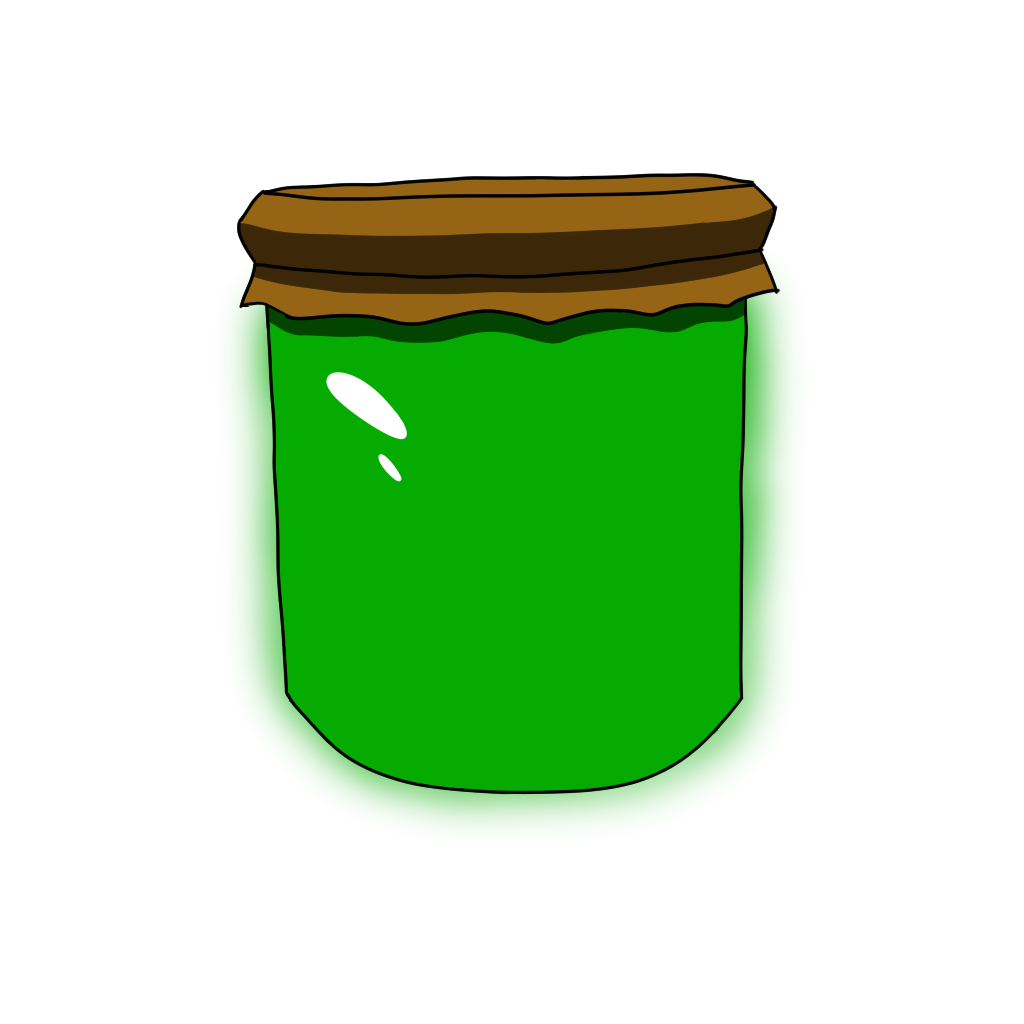
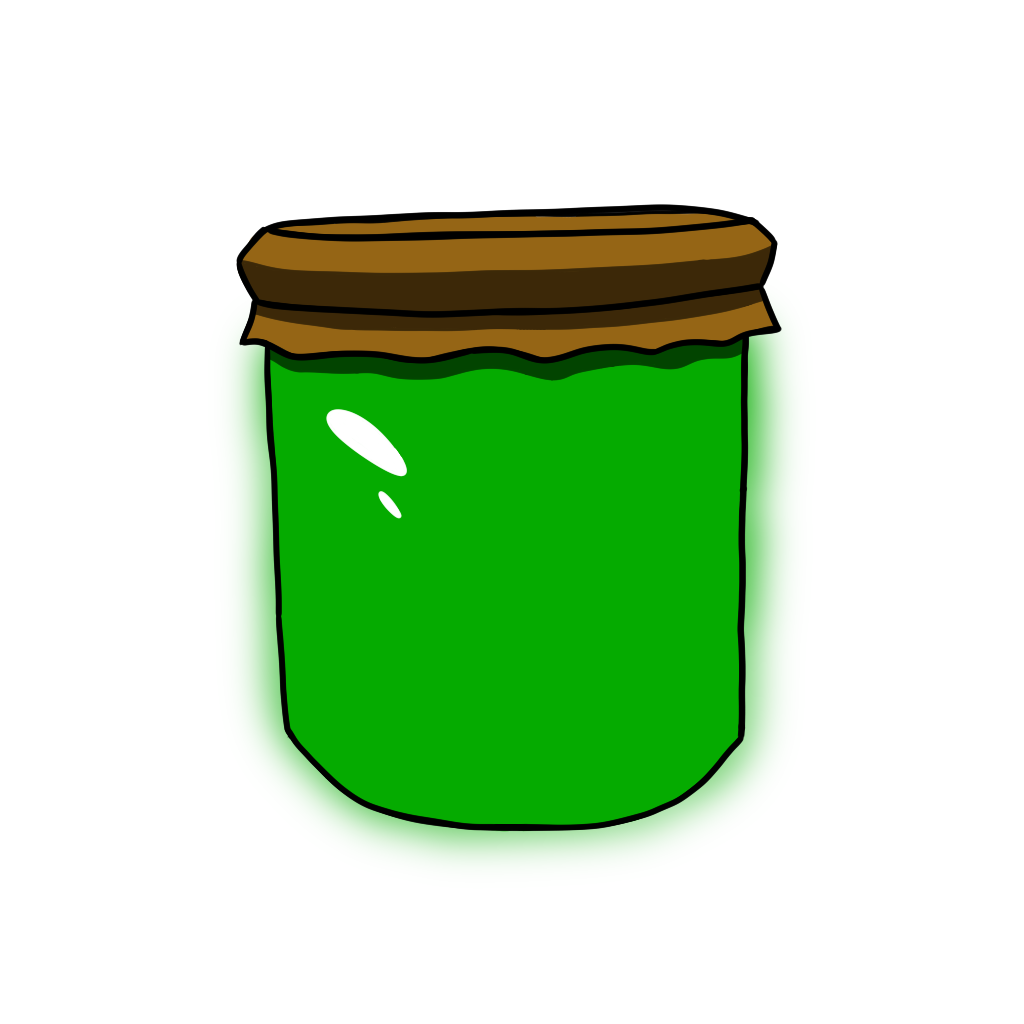
Before/after of a 1024px x 1024px layered artwork. What changed in the layer stack:
painted on "Livello Disegno 1" over [219, 173, 802, 879]
painted on "Livello Disegno 5" over [320, 320, 512, 519]
painted on "Livello Disegno 4" over [219, 173, 802, 448]
painted on "Livello Disegno 2" over [219, 173, 802, 879]
painted on "Livello Disegno 3" over [219, 192, 802, 879]
